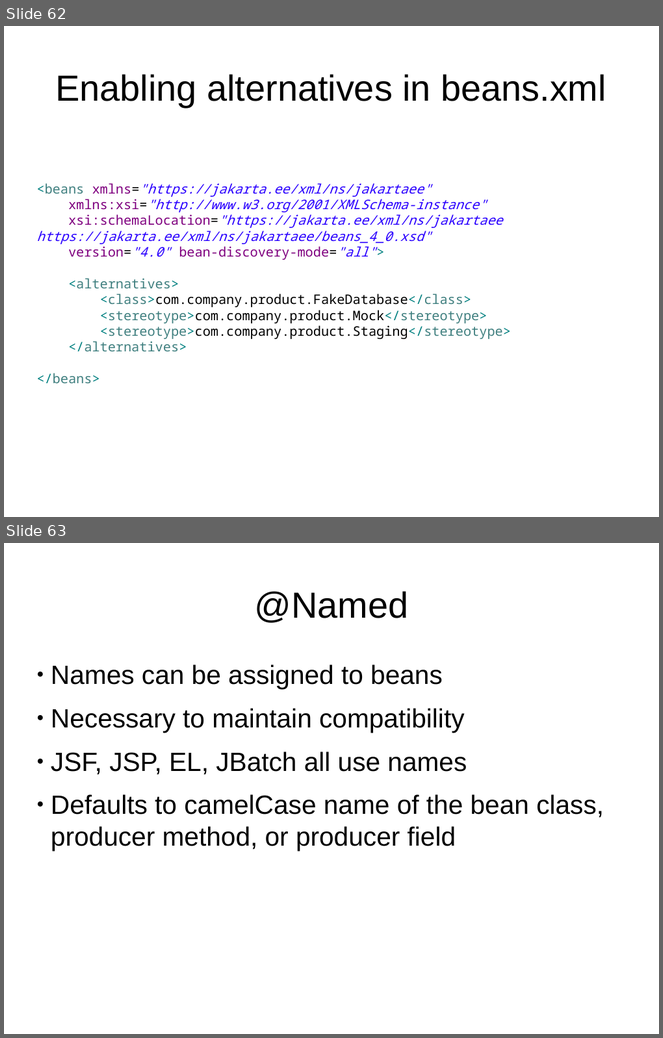
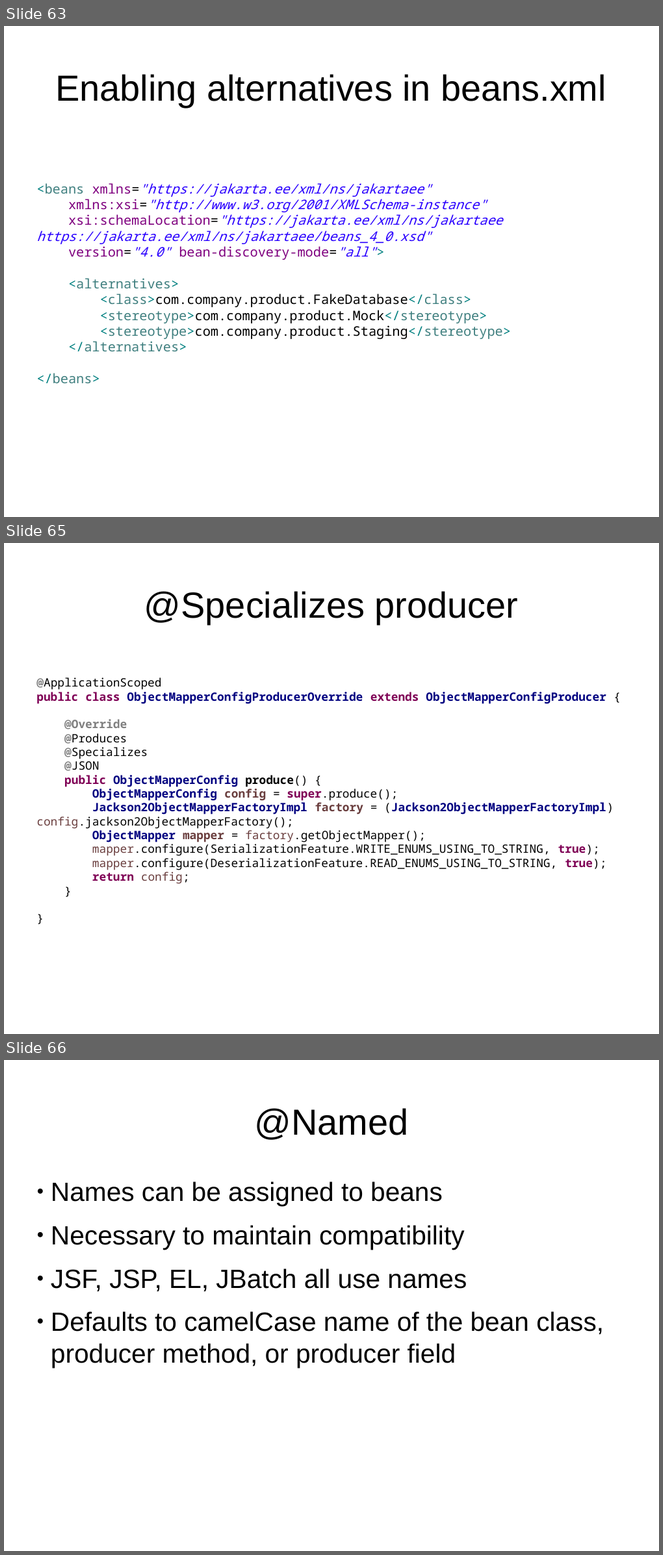
Before and after one commit to FrigoCoder/CDI, a slide deck: CDI.odp. Shown one above the other, each under a label of ours: slides 62 and 63 before the commit, slides 63, 65 and 66 after it; the slides between them are not shown. The pictures are 663x1038 and 663x1555 pixels, drawn with LibreOffice and Linux fonts; fonts in the diff are those of the drawing. Boxes give left, top, right and bottom in pixels: in the first picture for what was removed or moved away, otherwise in the second. Text is boxed around its words. In the diff, an @@ line names an element or a change of style, - is before the commit and + after.

```diff
--- a/CDI.odp
+++ b/CDI.odp
@@ slide 65 added at <box>4,543,659,1034</box>, background #FFFFFF @@
@@ title added at <box>144,591,518,624</box>, 44 pt, text #000000 @@
+@Specializes producer
@@ text added at <box>36,678,614,884</box>, 14 pt, text #000000 @@
+@ApplicationScoped
+public class ObjectMapperConfigProducerOverride extends ObjectMapperConfigProducer {
+@Override
+@Produces
+@Specializes
+@JSON
+public ObjectMapperConfig produce() {
+ObjectMapperConfig config = super.produce();
+Jackson2ObjectMapperFactoryImpl factory = (Jackson2ObjectMapperFactoryImpl) config.jackson2ObjectMapperFactory();
+ObjectMapper mapper = factory.getObjectMapper();
+mapper.configure(SerializationFeature.WRITE_ENUMS_USING_TO_STRING, true);
+mapper.configure(DeserializationFeature.READ_ENUMS_USING_TO_STRING, true);
+return config;
+}
+}
@@ what was slide 62 is now slide 63 @@
@@ what was slide 63 is now slide 66 @@
```
Also in this commit, not shown: 2 slides changed, 5 other slides added, 1 slide removed.
